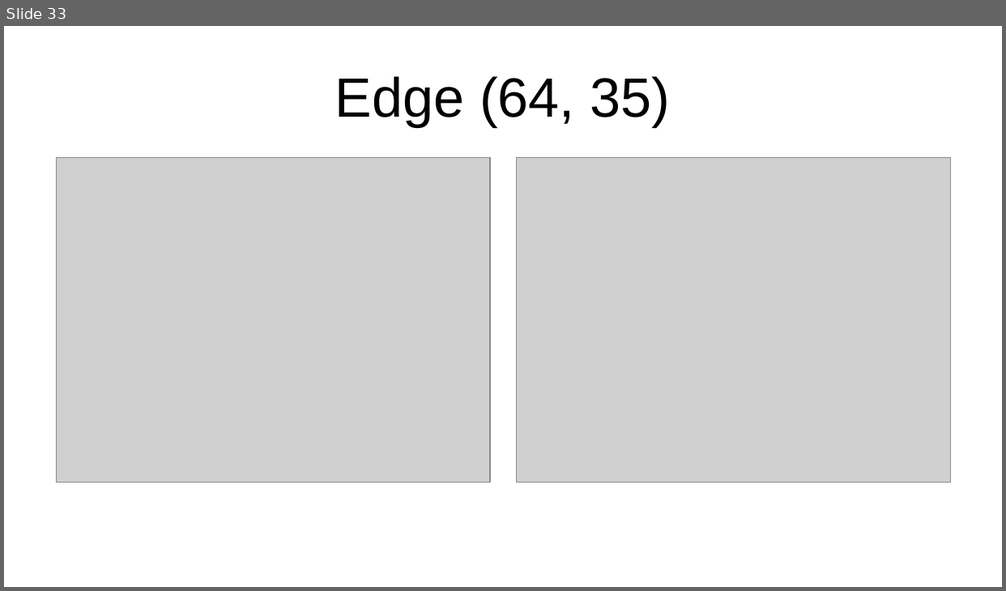
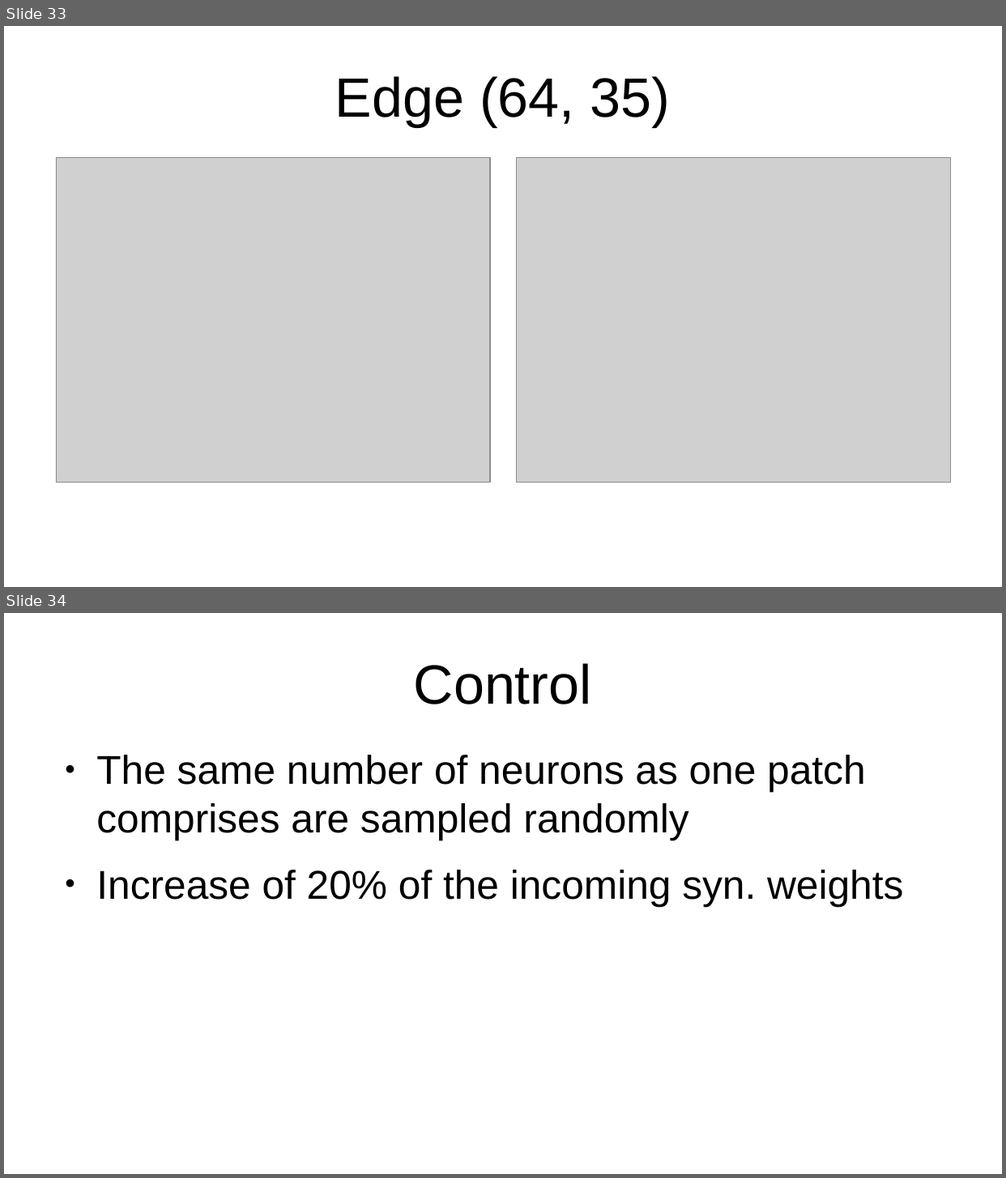
Before and after one commit to Jiggaboy/dopamine_simulation, a slide deck: figures/dopamine arithmetics.odp. Shown one above the other, each under a label of ours: slide 33 before the commit, slides 33 and 34 after it. The pictures are 1006x591 and 1006x1178 pixels, drawn with LibreOffice and Linux fonts; fonts in the diff are those of the drawing; grey boxes stand for pictures. Boxes give left, top, right and bottom in pixels: in the first picture for what was removed or moved away, otherwise in the second. Text is boxed around its words. In the diff, an @@ line names an element or a change of style, - is before the commit and + after.

```diff
--- a/figures/dopamine arithmetics.odp
+++ b/figures/dopamine arithmetics.odp
@@ slide 34 added at box(4, 613, 1002, 1174), background #FFFFFF @@
@@ title added at box(414, 663, 592, 705), 44 pt, text #000000 @@
+Control
@@ text added at box(96, 755, 903, 906), 32 pt, text #000000 @@
+● The same number of neurons as one patch comprises are sampled randomly
+● Increase of 20% of the incoming syn. weights
```
Also in this commit, not shown: 4 other slides added, 16 other files.
